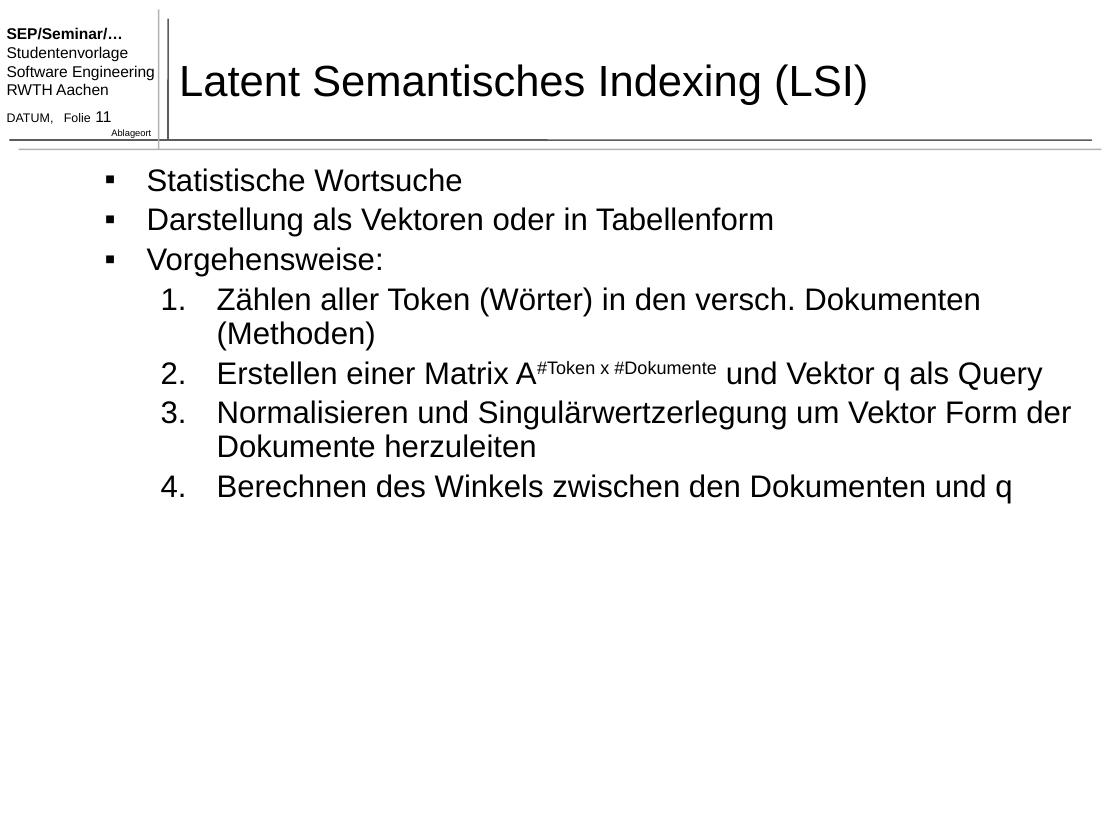
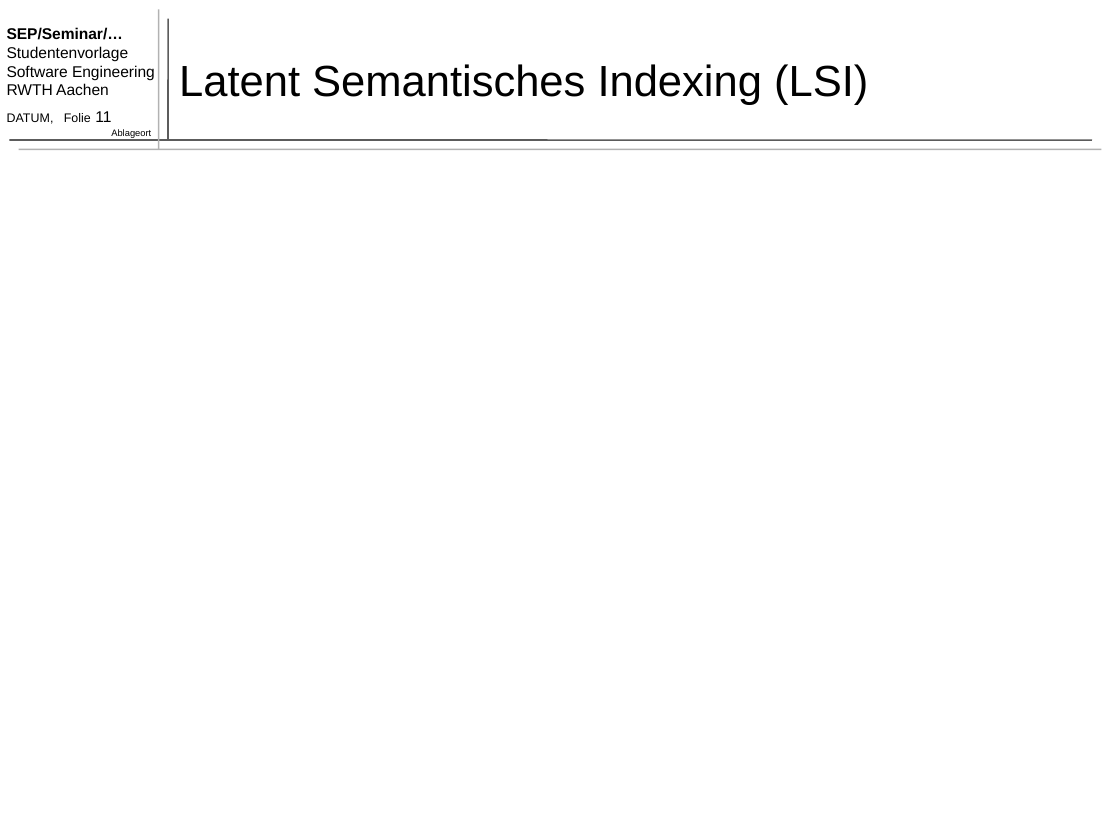
Before and after one commit to TimoBergerbusch/feature-location-techniques, a slide deck: slide 11 of Feature Location Techniques - Präsentation.pptx. Drawn at 1120x840 pixels with LibreOffice and Linux fonts; fonts in the diff are those of the drawing; grey boxes stand for pictures. Boxes give left, top, right and bottom in pixels: in the first picture for what was removed or moved away, otherwise in the second. Text is boxed around its words. In the diff, an @@ line names an element or a change of style, - is before the commit and + after.

```diff
--- a/Feature Location Techniques - Präsentation.pptx
+++ b/Feature Location Techniques - Präsentation.pptx
@@ text removed at (x1=147, y1=168, x2=1071, y2=503) @@
-▪ Statistische Wortsuche
-▪ Darstellung als Vektoren oder in Tabellenform
-▪ Vorgehensweise:
-  1. Zählen aller Token (Wörter) in den versch. Dokumenten (Methoden)
-  2. Erstellen einer Matrix A#Token x #Dokumente und Vektor q als Query
-  3. Normalisieren und Singulärwertzerlegung um Vektor Form der Dokumente herzuleiten
-  4. Berechnen des Winkels zwischen den Dokumenten und q
```
Also in this commit, not shown: 17 other slides changed, 10 slides added, 2 slides removed.
